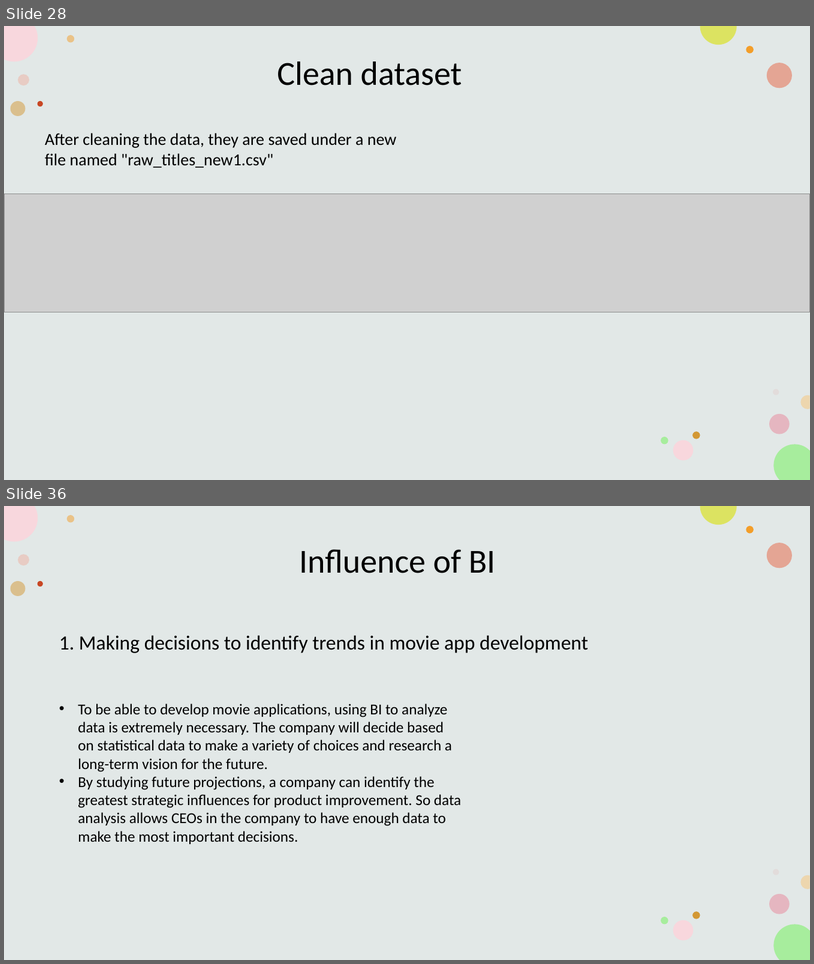
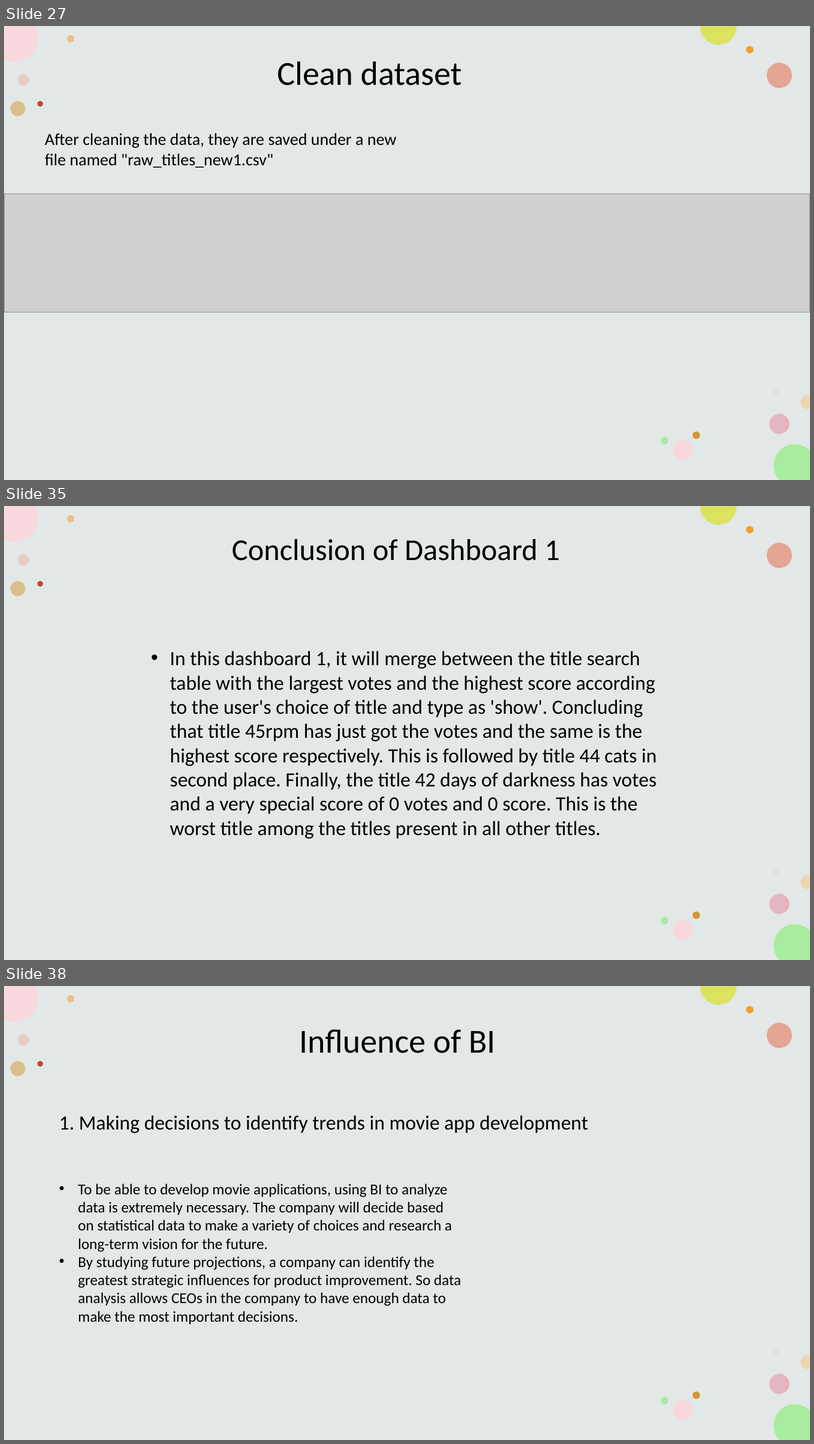
Before and after one commit to HarryyHung/Business-Inteligence, a slide deck: Powerpoint asm2.pptx. Shown one above the other, each under a label of ours: slides 28 and 36 before the commit, slides 27, 35 and 38 after it; the slides between them are not shown. The pictures are 814x964 and 814x1444 pixels, drawn with LibreOffice and Linux fonts; fonts in the diff are those of the drawing; grey boxes stand for pictures. Boxes give left, top, right and bottom in pixels: in the first picture for what was removed or moved away, otherwise in the second. Text is boxed around its words. In the diff, an @@ line names an element or a change of style, - is before the commit and + after.

```diff
--- a/Powerpoint asm2.pptx
+++ b/Powerpoint asm2.pptx
@@ slide 35 added at (4, 506, 810, 960), background #FFFFFF; not listed: 16 template elements that a slide beside it also shows @@
@@ text added at (232, 539, 560, 561), 36 pt, text #000000 @@
+Conclusion of Dashboard 1
@@ text added at (170, 651, 657, 838), 24 pt, text #000000 @@
+• In this dashboard 1, it will merge between the title search table with the largest votes and the highest score according to the user's choice of title and type as 'show'. Concluding that title 45rpm has just got the votes and the same is the highest score respectively. This is followed by title 44 cats in second place. Finally, the title 42 days of darkness has votes and a very special score of 0 votes and 0 score. This is the worst title among the titles present in all other titles.
@@ what was slide 28 is now slide 27 @@
@@ what was slide 36 is now slide 38 @@
```
Also in this commit, not shown: 5 slides changed, 4 other slides added, 3 slides removed, 3 other files.
